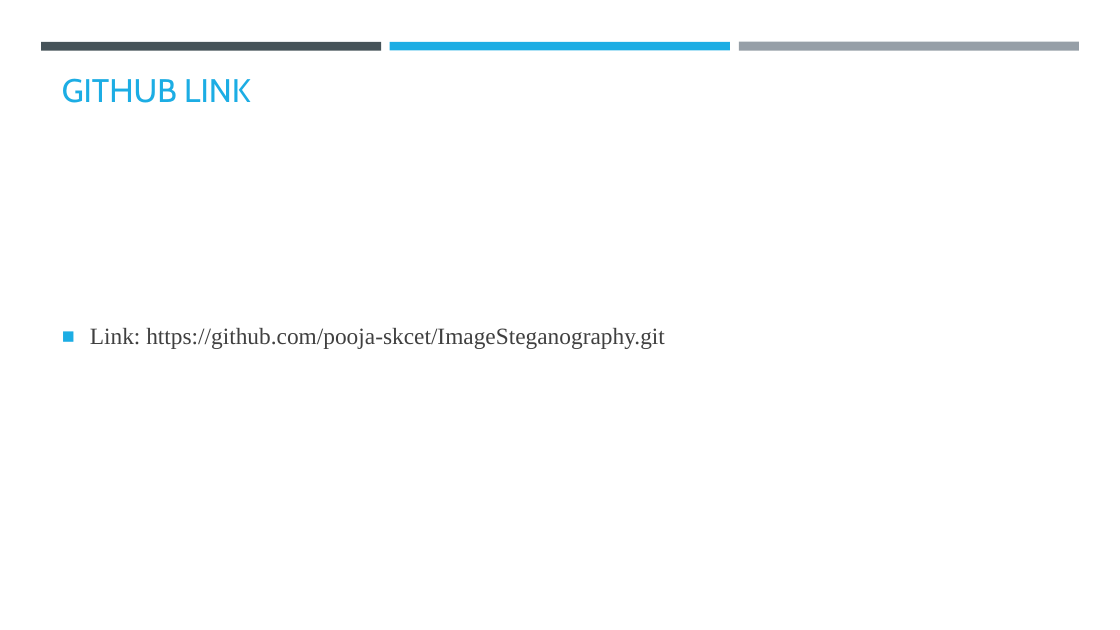
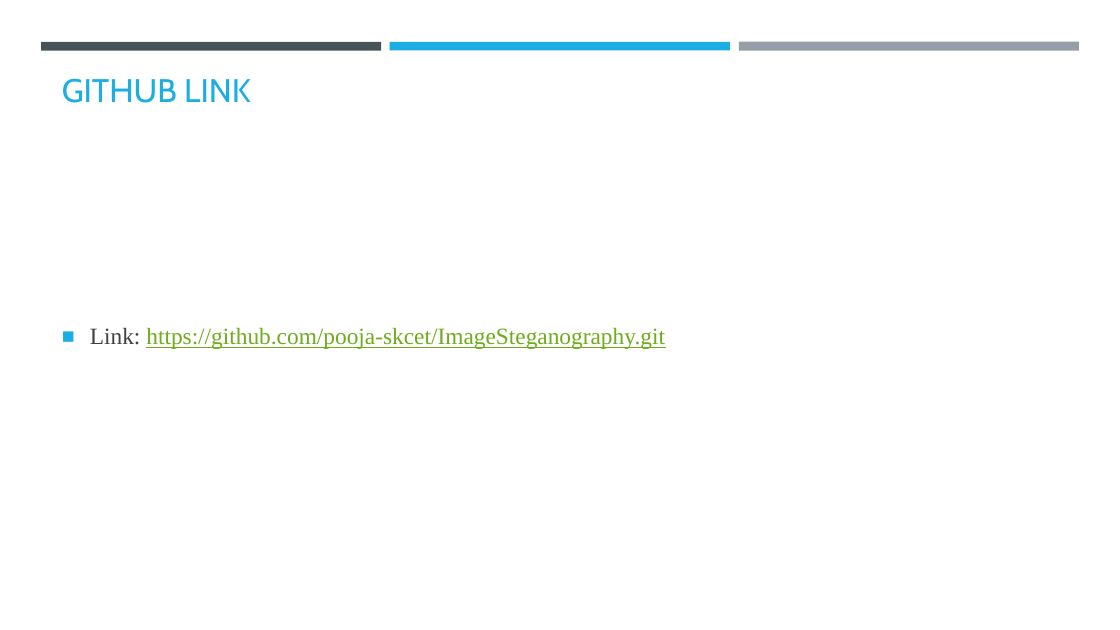
Before and after one commit to pooja-skcet/ImageSteganography, a slide deck: slide 10 of AICTE PPT Template.pptx. Drawn at 1120x630 pixels with LibreOffice and Linux fonts; fonts in the diff are those of the drawing; background and template pictures are left out. Boxes give left, top, right and bottom in pixels: in the first picture for what was removed or moved away, otherwise in the second. Text is boxed around its words. In the diff, an @@ line names an element or a change of style, - is before the commit and + after.

```diff
--- a/AICTE PPT Template.pptx
+++ b/AICTE PPT Template.pptx
@@ text "Link: https://github.com/pooja-skcet/ImageSteganography.git" at (90, 327, 665, 349): text colour #404040 to #6EAC1C, underline on @@
```
Also in this commit, not shown: 1 other slide changed.
